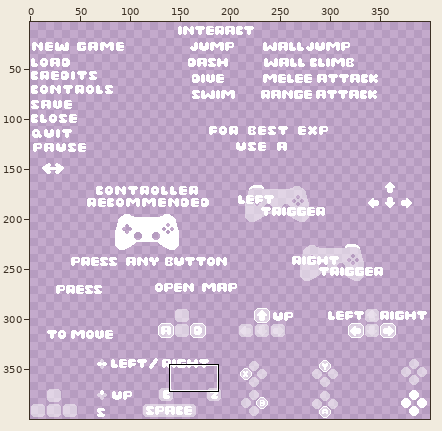
File history of a pixel-art file, Assets/Art/Aseprite/text.aseprite. The picture above shows the old version from afar; the outline marks the close-up.
Close-up. Old version:
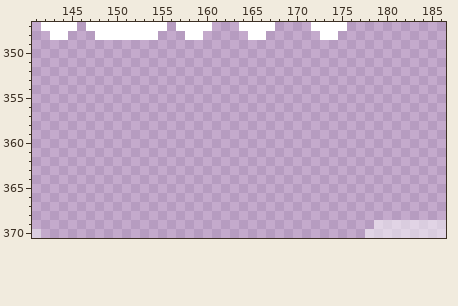
400x400 pixels, 1 frame. Shown: x 141..186, y 347..370. The wide view leaves out empty margins.
Now the later version:
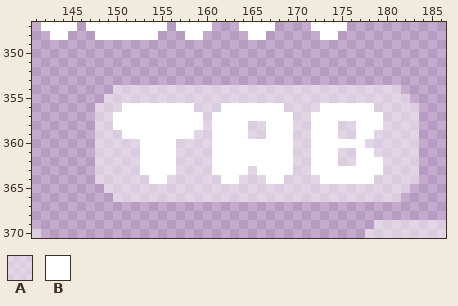
Palette (. is transparent): A #ffffff7f  B #ffffff
Changes in this commit:
Colour A is added in row 354 at x 150 to 181; in row 355 at x 149 to 182; in row 356 at x 148 to 150, 159 to 161, 169 to 172 and 179 to 183; in row 357 at x 148 to 149, 160, 170 to 171 and 180 to 183; in row 358 at x 148 to 149, 160, 165 to 166, 170 to 171, 175 to 176 and 180 to 183; in row 359 at x 148 to 150, 159 to 160, 165 to 166, 170 to 171, 175 to 176 and 179 to 183.
Colour A is added in row 360 at x 148 to 152, 157 to 160, 170 to 171 and 178 to 183; in row 361 at x 148 to 152, 157 to 160, 170 to 171, 175 to 176 and 179 to 183; in row 362 at x 148 to 152, 157 to 160, 170 to 171, 175 to 176 and 180 to 183; in row 363 at x 148 to 152, 157 to 160, 165, 170 to 171 and 180 to 183; in row 364 at x 148 to 153, 156 to 161, 164 to 166, 169 to 172 and 179 to 183; in row 365 at x 149 to 182.
Colour A is added in row 366 at x 150 to 181.
Colour B is added in row 356 at x 151 to 158, 162 to 168 and 173 to 178; in row 357 at x 150 to 159, 161 to 169 and 172 to 179; in row 358 at x 150 to 159, 161 to 164, 167 to 169, 172 to 174 and 177 to 179; in row 359 at x 151 to 158, 161 to 164, 167 to 169, 172 to 174 and 177 to 178; in row 360 at x 153 to 156, 161 to 169 and 172 to 177; in row 361 at x 153 to 156, 161 to 169, 172 to 174 and 177 to 178.
Colour B is added in row 362 at x 153 to 156, 161 to 169, 172 to 174 and 177 to 179; in row 363 at x 153 to 156, 161 to 164, 166 to 169 and 172 to 179; in row 364 at x 154 to 155, 162 to 163, 167 to 168 and 173 to 178.
Changed places in both close-ups, as pixel boxes (x1, y1, x2, y2):
added: (95, 85, 419, 202)
